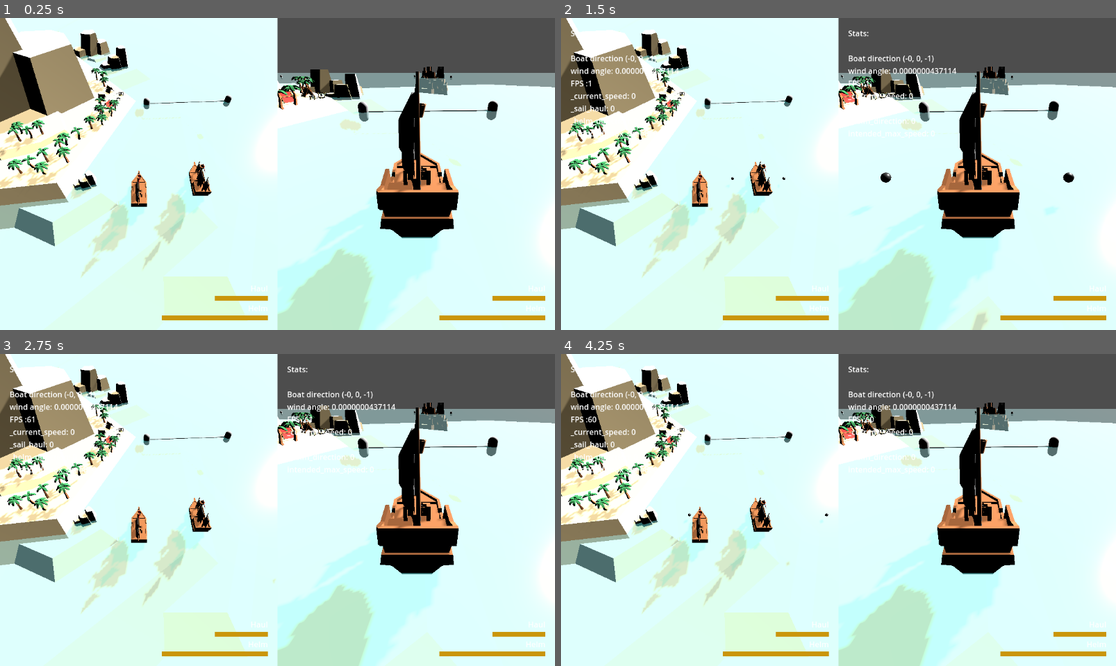
Above: before the commit, frames 1-4 (two rows, left to right).
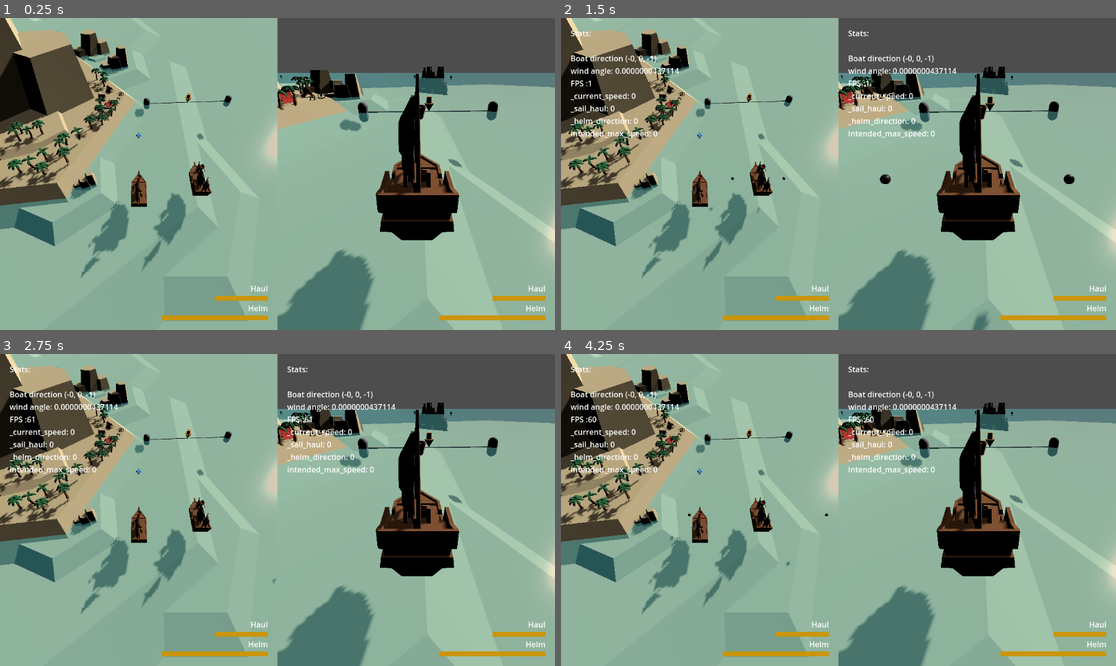
Above: after the commit, the same moments.

Repository: loiclovitana/Crapirate
Game: Godot game, scene res://src/gamemode/race.tscn
Same seed, same stepped clock (60 frames per second), same inputs: the game is played once before the commit and once after it.
Inputs:
- Up to frame 1 (0.25 s): no input
- Up to frame 2 (1.5 s): tap Enter at 0.5 s; tap Space at 1.25 s
- Up to frame 3 (2.75 s): no input
- Up to frame 4 (4.25 s): tap Enter at 2.75 s; tap Space at 3.5 s

The runs differ from the first frame. In frame 1, 86% of the frame differs, in the area x 0-100%, y 0-100%; in frame 2, 85%; in frame 3, 85%; in frame 4, 85%.

Commit message:
add gps

Diff:
--- a/project.godot
+++ b/project.godot
@@ -82,7 +82,7 @@
 
 [layer_names]
 
-3d_render/layer_2="noShadow"
+3d_render/layer_1="mainLayer"
 3d_render/layer_11="p1_view"
 3d_render/layer_12="p2_view"
 3d_render/layer_13="p3_view"
--- a/src/gamemode/parcour/parcours.gd
+++ b/src/gamemode/parcour/parcours.gd
@@ -31,6 +31,7 @@
 	var boats = get_tree().get_root().find_children("*","Boat",true,false)
 	for b in boats:
 		starting_line.add_player(b)
+		b.next_checkpoint = starting_line
 
 
 # Called every frame. 'delta' is the elapsed time since the previous frame.
--- a/src/gamemode/parcour/raceCheckpoint.gd
+++ b/src/gamemode/parcour/raceCheckpoint.gd
@@ -19,6 +19,7 @@
 
 func _pass_checkpoint(boat : Boat):
 	remove_player(boat)
+	boat.next_checkpoint = next_checkpoint
 	has_passed.emit(boat)
 	if next_checkpoint:
 		next_checkpoint.add_player(boat)
@@ -30,3 +31,7 @@
 ## remove player from tracking this mark
 func remove_player(boat : Boat):
 	_boats_to_cross.erase(boat)
+
+## return the position where the boat need to go to pass the checkpoint
+func get_position_to_go() -> Vector3:
+	return get_global_position()
--- a/src/gamemode/parcour/raceMark.gd
+++ b/src/gamemode/parcour/raceMark.gd
@@ -1,5 +1,7 @@
 class_name RaceMark
 extends RaceCheckpoint
+
+const DISTANCE_INDICATION : float = 1.0
 
 enum GateType {TRIBORD, BABORD}
 @export var type: GateType
@@ -8,24 +10,17 @@
 
 var boat_infos :Dictionary = {}
 
-# Called when the node enters the scene tree for the first time.
-func _ready():
-	%Arrow.visible=false
-	for child in %Arrow.get_children():
-		for layer in range(1,20):
-			child.set_layer_mask_value(layer,false)
+#region PUBLIC
+# ===================== PUBLIC ==============================================
 
+## return the position where the boat need to go to pass the checkpoint
+func get_position_to_go() -> Vector3:
+	var to_last_checkpoint :Vector3 = last_checkpoint.get_global_position() - mark.get_global_position()
+	var angle_mid_checkpoint = _get_angle_between_checkpoint()/2
+	if type == GateType.TRIBORD:
+		angle_mid_checkpoint = -angle_mid_checkpoint
+	return mark.get_global_position() + DISTANCE_INDICATION*to_last_checkpoint.normalized().rotated(Vector3.UP,angle_mid_checkpoint)
 
-# Called every frame. 'delta' is the elapsed time since the previous frame.
-func _process(delta):
-	_detect_if_player_pass()
-	super(delta)
-	if _boats_to_cross.is_empty():
-		if %Arrow.visible:
-			%Arrow.visible=false
-	else:
-		if not %Arrow.visible:
-			%Arrow.visible=true
 
 ## add player as the next mark in the race
 func add_player(boat : Boat):
@@ -39,8 +34,6 @@
 	if type == GateType.BABORD:
 		angle_done= -angle_done
 
-	if type == GateType.TRIBORD:
-		pass
 	var angle_checkpoint =  _get_angle_between_checkpoint()
 
 	boat_infos[boat]={
@@ -48,23 +41,10 @@
 			,"angle_todo" : (angle_checkpoint/2.0) - angle_done
 		}
 
-	for child in %Arrow.get_children():
-		var p_id = int(boat.player)
-		if 0<p_id and p_id<=10:
-			child.set_layer_mask_value(10 +p_id ,true)
-
-## remove player from tracking this mark
-func remove_player(boat : Boat):
-
-	boat_infos.erase(boat)
-	super(boat)
-	var p_id = int(boat.player)
-	for child in %Arrow.get_children():
-		if 0<p_id and p_id<=10:
-			child.set_layer_mask_value(10 +p_id ,false)
-
-
+var __cache_angle_checkpoint : float = NAN
 func _get_angle_between_checkpoint()-> float:
+	if not is_nan(__cache_angle_checkpoint):
+		return __cache_angle_checkpoint
 	var next_checkpoint_relative_position = To2DWorld.to_2d(next_checkpoint.get_global_position() - get_global_position())
 	var last_checkpoint_relative_position = To2DWorld.to_2d(last_checkpoint.get_global_position() - get_global_position())
 	var angle_checkpoint = last_checkpoint_relative_position.angle_to(next_checkpoint_relative_position)
@@ -72,7 +52,37 @@
 		angle_checkpoint += 2*PI
 	if type == GateType.BABORD:
 		angle_checkpoint = 2*PI - angle_checkpoint
+
+	__cache_angle_checkpoint = angle_checkpoint
 	return angle_checkpoint
+
+## remove player from tracking this mark
+func remove_player(boat : Boat):
+
+	boat_infos.erase(boat)
+	super(boat)
+
+#============================================================================
+#endregion
+
+
+#region READY
+# ===================== READY ==============================================
+
+# Called when the node enters the scene tree for the first time.
+func _ready():
+	pass
+#============================================================================
+#endregion
+
+#region PROCESS
+# ===================== PROCESS ==============================================
+
+# Called every frame. 'delta' is the elapsed time since the previous frame.
+func _process(delta):
+	_detect_if_player_pass()
+	super(delta)
+
 
 func _detect_if_player_pass():
 	for boat in _boats_to_cross:
@@ -86,3 +96,6 @@
 		boat_infos[boat]["last_relative_position"] = boat_relative_position
 		if boat_infos[boat]["angle_todo"]<0:
 			_pass_checkpoint(boat)
+
+# ============================================================================
+#endregion
--- a/src/gamemode/parcour/race_mark.tscn
+++ b/src/gamemode/parcour/race_mark.tscn
@@ -1,42 +1,9 @@
-[gd_scene load_steps=7 format=3 uid="uid://wwbhal8v70ht"]
+[gd_scene load_steps=3 format=3 uid="uid://wwbhal8v70ht"]
 
 [ext_resource type="Script" path="res://src/gamemode/parcour/raceMark.gd" id="1_8gu8o"]
 [ext_resource type="PackedScene" uid="uid://b8q0p5qi2obaf" path="res://src/gamemode/parcour/buoy.tscn" id="2_dp2wq"]
-
-[sub_resource type="StandardMaterial3D" id="StandardMaterial3D_off7h"]
-albedo_color = Color(1, 0.615686, 0.133333, 1)
-
-[sub_resource type="CylinderMesh" id="CylinderMesh_moe5l"]
-resource_local_to_scene = true
-material = SubResource("StandardMaterial3D_off7h")
-top_radius = 0.13
-bottom_radius = 0.13
-height = 0.35
-
-[sub_resource type="StandardMaterial3D" id="StandardMaterial3D_4suv3"]
-albedo_color = Color(1, 0.615686, 0.133333, 1)
-
-[sub_resource type="CylinderMesh" id="CylinderMesh_mb7ue"]
-lightmap_size_hint = Vector2i(9, 9)
-material = SubResource("StandardMaterial3D_4suv3")
-top_radius = 0.0
-bottom_radius = 0.25
-height = 0.4
 
 [node name="RaceMark" type="Node3D"]
 script = ExtResource("1_8gu8o")
 
 [node name="Buoy" parent="." instance=ExtResource("2_dp2wq")]
-
-[node name="Arrow" type="Node3D" parent="Buoy"]
-unique_name_in_owner = true
-
-[node name="ArrowBody" type="MeshInstance3D" parent="Buoy/Arrow"]
-transform = Transform3D(1, 0, 0, 0, 1, 0, 0, 0, 1, 1, 0.841653, 0)
-layers = 1025
-mesh = SubResource("CylinderMesh_moe5l")
-
-[node name="arrowHead" type="MeshInstance3D" parent="Buoy/Arrow"]
-transform = Transform3D(1, 0, 0, 0, -1, 8.74228e-08, 0, -8.74228e-08, -1, 1, 0.491653, 0)
-mesh = SubResource("CylinderMesh_mb7ue")
-skeleton = NodePath("../..")
--- a/src/gamemode/parcour/raceline.gd
+++ b/src/gamemode/parcour/raceline.gd
@@ -8,6 +8,13 @@
 @onready var lineMesh : MeshInstance3D = %LineVisual
 
 var _has_started = true
+
+
+
+## return the position where the boat need to go to pass the checkpoint
+func get_position_to_go() -> Vector3:
+	return (portMark.get_global_position() +startbordMark.get_global_position()) /2
+
 
 # Called when the node enters the scene tree for the first time.
 func _ready() -> void:
--- a/src/gamemode/parcour/raceline.tscn
+++ b/src/gamemode/parcour/raceline.tscn
@@ -21,4 +21,6 @@
 [node name="LineVisual" type="MeshInstance3D" parent="."]
 unique_name_in_owner = true
 layers = 3072
+transparency = 0.5
+cast_shadow = 0
 mesh = SubResource("CylinderMesh_wlqfy")
--- a/src/gamemode/race.gd
+++ b/src/gamemode/race.gd
@@ -1,5 +1,4 @@
 extends Node
-class_name GPS
 
 
 # Called when the node enters the scene tree for the first time.
--- a/src/gamemode/race.tscn
+++ b/src/gamemode/race.tscn
@@ -1,10 +1,11 @@
-[gd_scene load_steps=10 format=3 uid="uid://dmesiygxqdgyi"]
+[gd_scene load_steps=11 format=3 uid="uid://dmesiygxqdgyi"]
 
 [ext_resource type="Script" path="res://src/gamemode/race.gd" id="1_kg8se"]
 [ext_resource type="PackedScene" uid="uid://dltsdrq8grbsc" path="res://src/world/map/map_1.tscn" id="2_ndh3e"]
 [ext_resource type="PackedScene" uid="uid://brgh15k8ufvrd" path="res://src/player/boat.tscn" id="3_4j3ew"]
 [ext_resource type="Script" path="res://src/player/view/splitScreenView.gd" id="3_gb4n2"]
 [ext_resource type="Script" path="res://src/StaticCamera.gd" id="4_2hlpx"]
+[ext_resource type="PackedScene" uid="uid://d0pl38nig0mdj" path="res://src/player/view/gps.tscn" id="6_i4foo"]
 [ext_resource type="Script" path="res://src/gamemode/parcour/parcours.gd" id="6_iee00"]
 [ext_resource type="PackedScene" uid="uid://wwbhal8v70ht" path="res://src/gamemode/parcour/race_mark.tscn" id="7_li58y"]
 [ext_resource type="PackedScene" uid="uid://bshx3wv2h387b" path="res://src/gamemode/parcour/raceline.tscn" id="8_gpvjv"]
@@ -14,6 +15,7 @@
 script = ExtResource("1_kg8se")
 
 [node name="Map1" parent="." instance=ExtResource("2_ndh3e")]
+metadata/_edit_lock_ = true
 
 [node name="SplitscreenView" type="HBoxContainer" parent="."]
 anchors_preset = 15
@@ -26,7 +28,7 @@
 
 [node name="Boat" parent="SplitscreenView" instance=ExtResource("3_4j3ew")]
 transform = Transform3D(-4.37114e-08, 0, 1, 0, 1, 0, -1, 0, -4.37114e-08, 15.7436, -0.0120038, 27.3579)
-speed_stat = 10
+speed_stat = 20
 
 [node name="StaticCamera" type="Camera3D" parent="SplitscreenView/Boat"]
 transform = Transform3D(1, 0, 0, 0, 1, 0, 0, 0, 1, -6, 10, 0)
@@ -37,6 +39,9 @@
 [node name="followCamera" type="Camera3D" parent="SplitscreenView/Boat"]
 transform = Transform3D(-3.88318e-08, 0.45913, -0.888369, 2.00692e-08, 0.888369, 0.45913, 1, -1.77636e-15, -4.37114e-08, -2.72879, 1.98386, 0)
 cull_mask = 2047
+
+[node name="GPS" parent="SplitscreenView/Boat" instance=ExtResource("6_i4foo")]
+transform = Transform3D(-4.37114e-08, 0, -1, 0, 1, 0, 1, 0, -4.37114e-08, 27.3579, 0.0120038, -15.7436)
 
 [node name="Boat2" parent="SplitscreenView" instance=ExtResource("3_4j3ew")]
 transform = Transform3D(-4.37114e-08, 0, 1, 0, 1, 0, -1, 0, -4.37114e-08, 19.1313, -0.012, 26.6746)
@@ -49,9 +54,12 @@
 script = ExtResource("4_2hlpx")
 
 [node name="followCamera" type="Camera3D" parent="SplitscreenView/Boat2"]
-transform = Transform3D(-3.88318e-08, 0.45913, -0.888369, 2.00692e-08, 0.888369, 0.45913, 1, -1.06581e-14, -4.37113e-08, -2.72879, 1.98386, 0)
+transform = Transform3D(-3.88318e-08, 0.45913, -0.888369, 2.00692e-08, 0.888369, 0.45913, 1, -1.06581e-14, -4.37113e-08, -2.7, 2, 0)
 cull_mask = 3071
 current = true
+
+[node name="GPS2" parent="SplitscreenView/Boat2" instance=ExtResource("6_i4foo")]
+transform = Transform3D(-4.37114e-08, 0, -1, 0, 1, 0, 1, 0, -4.37114e-08, 26.6746, 0.012, -19.1313)
 
 [node name="Parcours" type="Node3D" parent="."]
 script = ExtResource("6_iee00")
@@ -87,6 +95,10 @@
 [node name="RaceMark6" parent="Parcours" instance=ExtResource("7_li58y")]
 transform = Transform3D(1, 0, 0, 0, 1, 0, 0, 0, 1, -17.4979, -3.8147e-06, -31.8247)
 
+[node name="RaceMark7" parent="Parcours" instance=ExtResource("7_li58y")]
+transform = Transform3D(1, 0, 0, 0, 1, 0, 0, 0, 1, -17.0727, -7.6294e-06, 17.1902)
+type = 1
+
 [node name="FinishLine" parent="Parcours" node_paths=PackedStringArray("portMark", "startbordMark") instance=ExtResource("8_gpvjv")]
 transform = Transform3D(0.0685029, 0, 0.997651, 0, 1, 0, -0.997651, 0, 0.0685029, -3.34829, -1.90735e-06, 28.7271)
 portMark = NodePath("Buoy")
--- a/src/helpers/vector3d_to_2d.gd
+++ b/src/helpers/vector3d_to_2d.gd
@@ -1,5 +1,9 @@
 class_name To2DWorld extends Object
 
+## return the vector in 2d world (y acis is ignored
+static func to_2d(vector_3d : Vector3) -> Vector2:
+	return Vector2(vector_3d.x,vector_3d.z)
 
-static func to_2d(vector_3d : Vector3):
-	return Vector2(vector_3d.x,vector_3d.z)
+## return the vector in 3d world on XZ plane
+static func to_3d(vector_2d : Vector2) -> Vector3:
+	return Vector3(vector_2d.x,0,vector_2d.y)
--- a/src/player/boat.gd
+++ b/src/player/boat.gd
@@ -38,6 +38,9 @@
 #control_var
 var _sail_haul = 0
 var _helm_direction = 0
+
+## determine the next checkpoint in the race
+var next_checkpoint : RaceCheckpoint = null
 
 # ==========================================================================================
 #		Processing method
--- a/src/player/boat.tscn
+++ b/src/player/boat.tscn
@@ -8,7 +8,7 @@
 [ext_resource type="Script" path="res://src/player/BoatCollisionDetections.gd" id="6_opmnx"]
 
 [sub_resource type="BoxShape3D" id="BoxShape3D_nefth"]
-size = Vector3(1.69549, 1.74908, 0.4)
+size = Vector3(1.61241, 1.749, 0.7)
 
 [node name="Boat" type="CharacterBody3D"]
 collision_layer = 2
@@ -18,7 +18,7 @@
 [node name="BoatRendering" parent="." instance=ExtResource("2_4qo4p")]
 
 [node name="Hitbox" type="CollisionShape3D" parent="."]
-transform = Transform3D(1, 0, 0, 0, 1, 0, 0, 0, 1, 0.0254242, 0.573822, 0)
+transform = Transform3D(1, 0, 0, 0, 1, 0, 0, 0, 1, -0.0469917, 0.574, 0)
 shape = SubResource("BoxShape3D_nefth")
 
 [node name="BoatCanvas" parent="." instance=ExtResource("4_qqy8j")]
--- /dev/null
+++ b/src/player/view/gps.gd
@@ -0,0 +1,69 @@
+extends Node3D
+class_name GPS
+
+@onready var boat : Boat = get_parent()
+@onready var arrowDown : Node3D = %ArrowDown
+@onready var arrowDirection : Node3D = %ArrowDirection
+@onready var windArrow : Node3D = %WindArrow
+
+const DISTANCE_CLOSE_CHECKPOINT_SQ : float = 10 **2
+
+const DISTANCE_POINTING_ARROW : float  = 4
+const DISTANCE_WIND_ARROW : float  = 2
+
+
+# Called when the node enters the scene tree for the first time.
+func _ready():
+	arrowDown.set_visible(false)
+	arrowDirection.set_visible(false)
+
+
+	var p_id = int(boat.player)
+	assert(0<p_id and p_id<=10,'The player id is not between 1 and 10')
+	var p_view_id = PlayerView.PLAYER_VIEW_ID_OFFSET +p_id
+
+	# set the layer for all visual instance to be the current player only
+	for arrow_child in arrowDown.get_children()+arrowDirection.get_children()+windArrow.get_children():
+		for layer_id in range(1,21):
+			arrow_child.set_layer_mask_value(layer_id,layer_id==p_view_id)
+
+#region PROCESS
+# ===================== PROCESS ==============================================
+
+# Process method
+func _process(delta):
+	_update_wind_arrow()
+	_update_next_checkpoint_arrow()
+
+## set the position of the wind arrow indication
+func _update_wind_arrow():
+	var arrow_position = boat.get_global_position() - To2DWorld.to_3d(-boat.wind_direction.normalized())*DISTANCE_POINTING_ARROW
+	windArrow.look_at_from_position(arrow_position,boat.get_global_position())
+
+## set the position of the arrow that indicates the next checkpoint
+func _update_next_checkpoint_arrow():
+
+	if not boat.next_checkpoint:
+		arrowDown.set_visible(false)
+		arrowDirection.set_visible(false)
+		return
+
+	var boat_to_checkpoint = boat.next_checkpoint.get_position_to_go() - boat.get_global_position()
+	if  boat_to_checkpoint.length_squared() < DISTANCE_CLOSE_CHECKPOINT_SQ  :
+		arrowDown.set_visible(true)
+		arrowDirection.set_visible(false)
+		_update_down_checkpoint_arrow()
+	else:
+		arrowDown.set_visible(false)
+		arrowDirection.set_visible(true)
+		_update_pointing_checkpoint_arrow(boat_to_checkpoint)
+
+
+func _update_down_checkpoint_arrow():
+	arrowDown.set_global_position(boat.next_checkpoint.get_position_to_go())
+
+func _update_pointing_checkpoint_arrow(boat_to_checkpoint : Vector3):
+	var arrow_position = boat.get_global_position() + boat_to_checkpoint.normalized()*DISTANCE_POINTING_ARROW
+	arrowDirection.look_at_from_position(arrow_position,boat.next_checkpoint.get_position_to_go())
+# ============================================================================
+#endregion
--- a/src/player/gps.tscn
+++ b/src/player/view/gps.tscn
@@ -1,4 +1,6 @@
-[gd_scene load_steps=7 format=3 uid="uid://d0pl38nig0mdj"]
+[gd_scene load_steps=10 format=3 uid="uid://d0pl38nig0mdj"]
+
+[ext_resource type="Script" path="res://src/player/view/gps.gd" id="1_8a38a"]
 
 [sub_resource type="StandardMaterial3D" id="StandardMaterial3D_off7h"]
 albedo_color = Color(1, 0.615686, 0.133333, 1)
@@ -22,13 +24,22 @@
 height = 0.4
 radial_segments = 20
 
+[sub_resource type="StandardMaterial3D" id="StandardMaterial3D_f28t5"]
+albedo_color = Color(0.219608, 0.705882, 1, 1)
+
 [sub_resource type="PrismMesh" id="PrismMesh_w47jl"]
+material = SubResource("StandardMaterial3D_f28t5")
 size = Vector3(0.3, 0.3, 0.1)
 
+[sub_resource type="StandardMaterial3D" id="StandardMaterial3D_kqv6y"]
+albedo_color = Color(0.219608, 0.705882, 1, 1)
+
 [sub_resource type="BoxMesh" id="BoxMesh_7cfo8"]
+material = SubResource("StandardMaterial3D_kqv6y")
 size = Vector3(0.2, 0.1, 0.1)
 
 [node name="GPS" type="Node3D"]
+script = ExtResource("1_8a38a")
 
 [node name="ArrowDown" type="Node3D" parent="."]
 unique_name_in_owner = true
@@ -36,12 +47,14 @@
 metadata/_edit_group_ = true
 
 [node name="ArrowBody" type="MeshInstance3D" parent="ArrowDown"]
-transform = Transform3D(1, 0, 0, 0, 1, 0, 0, 0, 1, -0.00631857, 0.841653, 0)
+transform = Transform3D(1, 0, 0, 0, 1, 0, 0, 0, 1, -0.00631857, 0.559646, 0)
 layers = 1025
+cast_shadow = 0
 mesh = SubResource("CylinderMesh_kr7ea")
 
 [node name="arrowHead" type="MeshInstance3D" parent="ArrowDown"]
-transform = Transform3D(1, 0, 0, 0, -1, 8.74228e-08, 0, -8.74228e-08, -1, -0.00631857, 0.491653, 0)
+transform = Transform3D(1, 0, 0, 0, -1, 8.74228e-08, 0, -8.74228e-08, -1, -0.00631857, 0.209646, 0)
+cast_shadow = 0
 mesh = SubResource("CylinderMesh_pr4pb")
 skeleton = NodePath("../..")
 
@@ -51,23 +64,28 @@
 metadata/_edit_group_ = true
 
 [node name="ArrowBody" type="MeshInstance3D" parent="ArrowDirection"]
-transform = Transform3D(-4.37114e-08, -1, 0, 1, -4.37114e-08, 0, 0, 0, 1, 0, 0, 0)
+transform = Transform3D(1.91069e-15, 4.37114e-08, 1, 1, -4.37114e-08, 0, 4.37114e-08, 1, -4.37114e-08, 0, 0.346949, 0)
 layers = 1025
+cast_shadow = 0
 mesh = SubResource("CylinderMesh_kr7ea")
 
 [node name="arrowHead" type="MeshInstance3D" parent="ArrowDirection"]
-transform = Transform3D(-4.37114e-08, 1, 0, -1, -4.37114e-08, 0, 0, 0, 1, 0.37196, 0, 0)
+transform = Transform3D(1.91069e-15, -4.37114e-08, 1, -1, -4.37114e-08, 0, 4.37114e-08, -1, -4.37114e-08, 0, 0.346949, -0.375)
+cast_shadow = 0
 mesh = SubResource("CylinderMesh_pr4pb")
 skeleton = NodePath("../..")
 
 [node name="WindArrow" type="Node3D" parent="."]
-transform = Transform3D(1, 0, 0, 0, 1, 0, 0, 0, 1, 0, 0.271, 1)
+unique_name_in_owner = true
+transform = Transform3D(1, 0, 0, 0, 1, 0, 0, 0, 1, 0, 0, 1)
 metadata/_edit_group_ = true
 
 [node name="MeshInstance3D" type="MeshInstance3D" parent="WindArrow"]
-transform = Transform3D(-4.37114e-08, 1, -4.37114e-08, 0, -4.37114e-08, -1, -1, -4.37114e-08, 1.91069e-15, 0.122108, -0.00134163, 0.00226259)
+transform = Transform3D(-1, -8.74228e-08, 3.82137e-15, 0, -4.37114e-08, -1, 8.74228e-08, -1, 4.37114e-08, 0, 0.879825, -0.125)
+cast_shadow = 0
 mesh = SubResource("PrismMesh_w47jl")
 
 [node name="MeshInstance3D2" type="MeshInstance3D" parent="WindArrow"]
-transform = Transform3D(1, 0, 0, 0, 1, 0, 0, 0, 1, -0.11776, -0.000853345, 0.00226259)
+transform = Transform3D(-4.37114e-08, 0, 1, 0, 1, 0, -1, 0, -4.37114e-08, 0, 0.879825, 0.125)
+cast_shadow = 0
 mesh = SubResource("BoxMesh_7cfo8")
--- a/src/player/view/player_view.gd
+++ b/src/player/view/player_view.gd
@@ -1,4 +1,7 @@
 extends SubViewportContainer
+class_name PlayerView
+
+const PLAYER_VIEW_ID_OFFSET = 10
 
 
 # Called when the node enters the scene tree for the first time.
--- a/src/world/map/map_1.tscn
+++ b/src/world/map/map_1.tscn
@@ -44,13 +44,6 @@
 shadow_opacity = 0.9
 metadata/_edit_lock_ = true
 
-[node name="No Shadow" type="DirectionalLight3D" parent="."]
-transform = Transform3D(0.736407, -0.341931, 0.58377, -0.669611, -0.491543, 0.556782, 0.096567, -0.800917, -0.590937, 11.1936, 3.51283, -1.70156)
-layers = 2
-light_cull_mask = 4294966274
-shadow_opacity = 0.9
-metadata/_edit_lock_ = true
-
 [node name="Objects" type="Node" parent="."]
 
 [node name="IslandRock" type="Node3D" parent="Objects"]
--- a/src/world/sea.tscn
+++ b/src/world/sea.tscn
@@ -7,6 +7,7 @@
 clearcoat_enabled = true
 clearcoat = 0.55
 clearcoat_roughness = 0.16
+disable_receive_shadows = true
 
 [sub_resource type="BoxMesh" id="BoxMesh_2rwjc"]
 material = SubResource("StandardMaterial3D_yaqkr")
@@ -22,7 +23,6 @@
 gravity = -20.0
 
 [node name="SeaMesh" type="MeshInstance3D" parent="."]
-layers = 2
 cast_shadow = 0
 mesh = SubResource("BoxMesh_2rwjc")
 skeleton = NodePath("../..")
